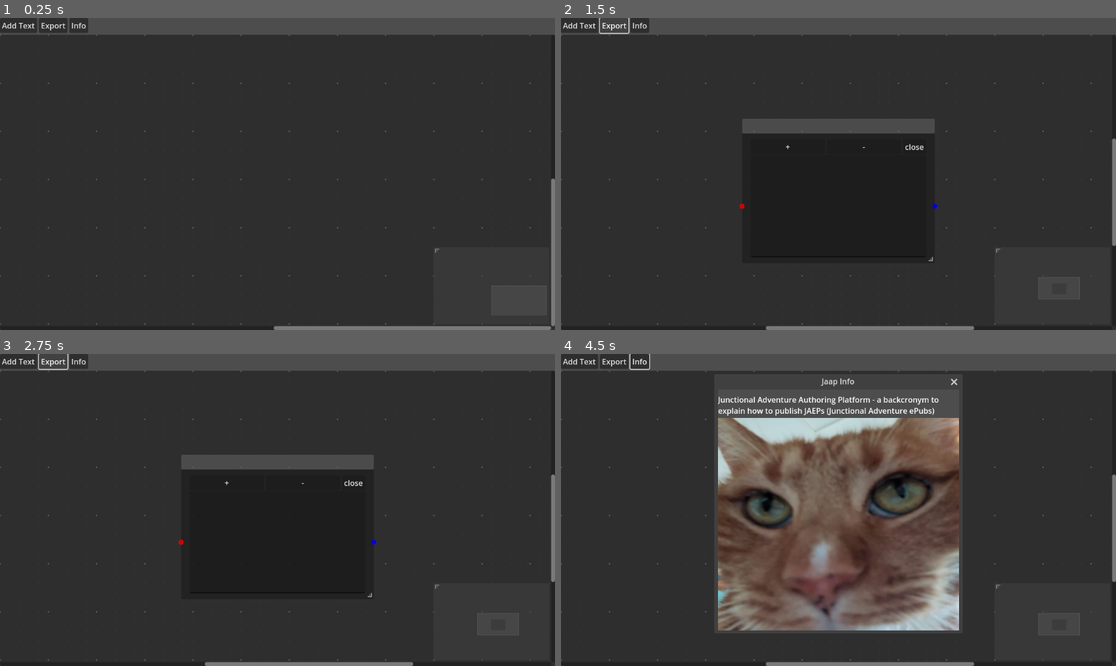
Above: before the commit, frames 1-4 (two rows, left to right).
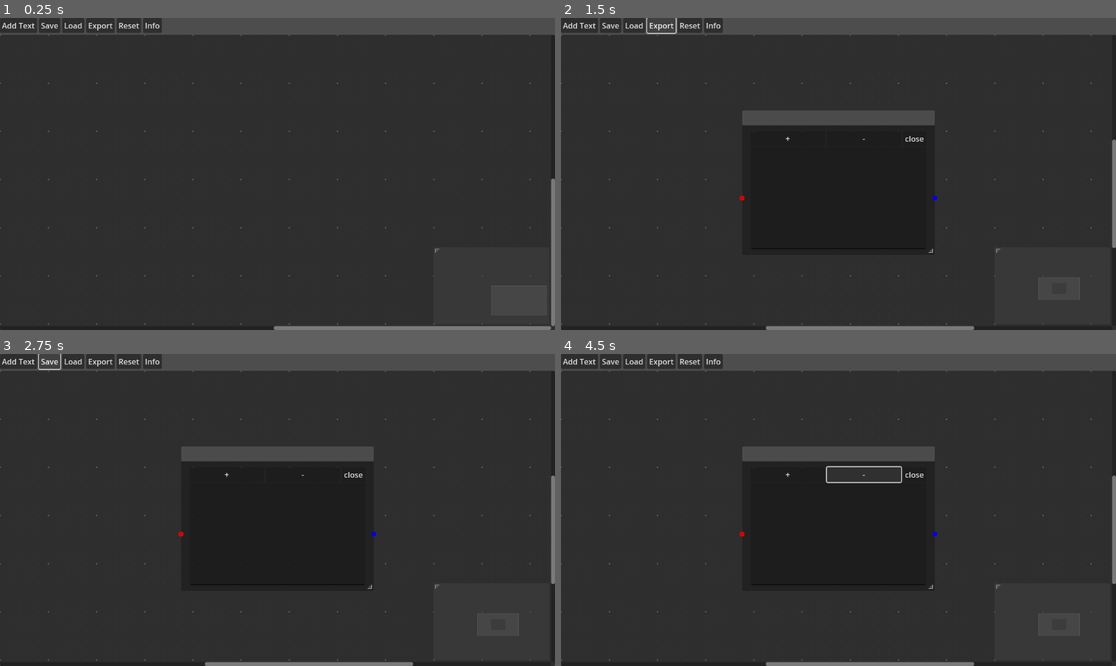
Above: after the commit, the same moments.

Repository: Winzum/JAAP
Game: Godot game, scene res://Main.tscn
The game is run twice, just before and just after one commit, with the same random seed, the same clock (stepped at 60 frames per second) and the same inputs.
Inputs (mouse positions are in pixels of both pictures, inside the frame that each line leads up to):
- Up to frame 1 (0.25 s): no input
- Up to frame 2 (1.5 s): click "Add Text" at 0.5 s; click "Export" at 1.25 s
- Up to frame 3 (2.75 s): click (49, 360) at 2 s, where only the run after the commit has a clickable "Save"
- Up to frame 4 (4.5 s): click (633, 360) at 2.75 s, where only the run after the commit has a clickable "Load"; click "+" at 3.5 s; click "-" at 4.25 s

The runs differ from the first frame. In frame 1, 0.6% of the frame differs, in the area x 7-30%, y 0-5%; in frame 2, 2.6%; in frame 3, 2.7%; in frame 4, 33%, in the area x 7-100%, y 0-89%.

Commit message:
save and loading to 1 file added

Diff:
--- a/Main.tscn
+++ b/Main.tscn
@@ -1,6 +1,7 @@
-[gd_scene load_steps=2 format=3 uid="uid://dd6eq5gw4thbj"]
+[gd_scene load_steps=3 format=3 uid="uid://dd6eq5gw4thbj"]
 
 [ext_resource type="Script" uid="uid://7cm4csxmbj8v" path="res://main.gd" id="1_r0du0"]
+[ext_resource type="Script" uid="uid://dkis5kpbvpcl4" path="res://graph_edit.gd" id="2_uu6xs"]
 
 [node name="Control" type="Control"]
 layout_mode = 3
@@ -29,9 +30,21 @@
 layout_mode = 2
 text = "Add Text"
 
+[node name="Save" type="Button" parent="VBoxContainer/HBoxContainer"]
+layout_mode = 2
+text = "Save"
+
+[node name="Load" type="Button" parent="VBoxContainer/HBoxContainer"]
+layout_mode = 2
+text = "Load"
+
 [node name="Export" type="Button" parent="VBoxContainer/HBoxContainer"]
 layout_mode = 2
 text = "Export"
+
+[node name="Reset" type="Button" parent="VBoxContainer/HBoxContainer"]
+layout_mode = 2
+text = "Reset"
 
 [node name="Info" type="Button" parent="VBoxContainer/HBoxContainer"]
 layout_mode = 2
@@ -43,9 +56,13 @@
 grid_pattern = 1
 right_disconnects = true
 show_menu = false
+script = ExtResource("2_uu6xs")
 
 [connection signal="pressed" from="VBoxContainer/HBoxContainer/AddText" to="." method="_on_add_text_pressed"]
+[connection signal="pressed" from="VBoxContainer/HBoxContainer/Save" to="." method="_on_save_pressed"]
+[connection signal="pressed" from="VBoxContainer/HBoxContainer/Load" to="." method="_on_load_pressed"]
 [connection signal="pressed" from="VBoxContainer/HBoxContainer/Export" to="." method="_on_export_pressed"]
+[connection signal="pressed" from="VBoxContainer/HBoxContainer/Reset" to="." method="_on_reset_pressed"]
 [connection signal="pressed" from="VBoxContainer/HBoxContainer/Info" to="." method="_on_info_pressed"]
-[connection signal="connection_request" from="VBoxContainer/GraphEdit" to="." method="_on_graph_edit_connection_request"]
-[connection signal="disconnection_request" from="VBoxContainer/GraphEdit" to="." method="_on_graph_edit_disconnection_request"]
+[connection signal="connection_request" from="VBoxContainer/GraphEdit" to="VBoxContainer/GraphEdit" method="_on_connection_request"]
+[connection signal="disconnection_request" from="VBoxContainer/GraphEdit" to="VBoxContainer/GraphEdit" method="_on_disconnection_request"]
--- /dev/null
+++ b/graph_edit.gd
@@ -0,0 +1,71 @@
+extends GraphEdit
+@onready var text_node = preload("res://screens/TextGraphNode.tscn")
+
+func _on_connection_request(from_node: StringName, from_port: int, to_node: StringName, to_port: int) -> void:
+	if from_node != to_node:
+		connect_node(from_node, from_port, to_node, to_port)
+
+func _on_disconnection_request(from_node: StringName, from_port: int, to_node: StringName, to_port: int) -> void:
+	disconnect_node(from_node, from_port, to_node, to_port)
+
+func add_graph_node(data: Dictionary = {}):
+	var new_node = text_node.instantiate()
+	if not data.is_empty():
+		new_node.name = data["name"]
+		new_node.title = data["title"]
+		new_node.position_offset = str_to_var("Vector2" + data["position"])
+		new_node.size = str_to_var("Vector2" + data["size"])
+		var text_edits = data["textedits"]
+		new_node.initialize(text_edits["0"])
+		for key in text_edits:
+			if key != "0":
+				new_node.add_known_field(int(key), "TextEdit_" + key, text_edits[key])
+	else:
+		new_node.initialize()
+		new_node.position_offset = (scroll_offset / zoom + get_size() / (2 * zoom)) - new_node.size / 2
+	add_child(new_node)
+
+#gets connections in a formatted format
+func get_formatted_connections(input_connections: Array) -> Dictionary:
+	var formatted_connections = {}
+	#add all from nodes before adding the connection points
+	for connection in input_connections:
+		formatted_connections[connection.from_node] = {}
+
+	for connection in input_connections:
+		formatted_connections[connection.from_node][connection.from_port] = connection.to_node
+
+	return formatted_connections
+
+#gets info of all child nodes and returns it
+func get_graph_data() -> Dictionary:
+	var data = {
+		"nodes": [],
+		"connections": {}
+	}
+	for node in get_children():
+		if node is GraphNode:
+			data["nodes"].append({
+				"name": node.name,
+				"title": node.title,
+				"position": node.position_offset,
+				"size": node.size,
+				"textedits": node.get_textedit_text()
+			})
+	data["connections"] = connections
+	return data
+
+#takes graph data and fills the graph with it
+func set_graph_data(data: Dictionary) -> void:
+	reset_graph_data()
+	for node in data["nodes"]:
+		add_graph_node(node)
+	connections = data["connections"]
+	queue_redraw()
+
+#removes all child nodes and resets connections
+func reset_graph_data() -> void:
+	for node in get_children():
+		if node is GraphNode:
+			node.free()
+	clear_connections()
--- a/main.gd
+++ b/main.gd
@@ -1,14 +1,18 @@
 extends Control
 
-@onready var text_node = preload("res://screens/TextGraphNode.tscn")
 @onready var JaapInfoScene = preload("res://screens/InfoScreen.tscn")
 @onready var graph_edit = $VBoxContainer/GraphEdit
 
 func _on_add_text_pressed() -> void:
-	var new_node = text_node.instantiate()
-	var zoom = graph_edit.zoom
-	new_node.position_offset = (graph_edit.scroll_offset / zoom + get_size() / (2 * zoom)) - new_node.size / 2
-	graph_edit.add_child(new_node)
+	graph_edit.add_graph_node()
+
+func _on_save_pressed() -> void:
+	var data = graph_edit.get_graph_data()
+	save_file(data)
+
+func _on_load_pressed() -> void:
+	var data = load_file("user://saved_data.json")
+	graph_edit.set_graph_data(data)
 
 func _on_info_pressed() -> void:
 	var JaapInfo = JaapInfoScene.instantiate()
@@ -16,21 +20,15 @@
 	get_tree().root.add_child(JaapInfo)
 	JaapInfo.show()
 
-func _on_graph_edit_connection_request(from_node: StringName, from_port: int, to_node: StringName, to_port: int) -> void:
-	if from_node != to_node:
-		graph_edit.connect_node(from_node, from_port, to_node, to_port)
-
-func _on_graph_edit_disconnection_request(from_node: StringName, from_port: int, to_node: StringName, to_port: int) -> void:
-	graph_edit.disconnect_node(from_node, from_port, to_node, to_port)
-
 func _on_export_pressed() -> void:
 	var source_node = get_origin_node(graph_edit.connections)
-	var connections = format_connections(graph_edit.connections)
-	if source_node == "" or connections.size() == 0:
-		return
+	var connections = graph_edit.get_formatted_connections(graph_edit.connections)
+	if not (source_node == "" or connections.size() == 0):
+		var texts_list = extract_node_connection_text(source_node, connections)
+		export_to_user_folder(texts_list)
 
-	var texts_list = extract_node_connection_text(source_node, connections)
-	export_to_user_folder(texts_list)
+func _on_reset_pressed() -> void:
+	graph_edit.reset_graph_data()
 
 func get_origin_node(connections: Array) -> String:
 	var from_nodes = {}
@@ -47,17 +45,6 @@
 			return source_node
 	#TODO what if no connections found?
 	return source_node
-
-func format_connections(connections: Array) -> Dictionary:
-	var formatted_connections = {}
-	#add all from nodes before adding the connection points
-	for connection in connections:
-		formatted_connections[connection.from_node] = {}
-
-	for connection in connections:
-		formatted_connections[connection.from_node][connection.from_port] = connection.to_node
-
-	return formatted_connections
 
 #recurively extract the texts of all nodes
 func extract_node_connection_text(node_name: String, connections: Dictionary) -> Array:
@@ -80,3 +67,16 @@
 			file.store_line(text)
 		file.close()
 	print("file exported to ", file_path)
+
+#TODO refactor so both export and save function use a filebrowser
+func save_file(data: Dictionary) -> void:
+	var file_path = "user://saved_data.json"
+	var file = FileAccess.open(file_path, FileAccess.WRITE)
+	file.store_string(JSON.stringify(data, "\t"))
+	file.close()
+	return
+
+func load_file(file_path: String) -> Dictionary:
+	var file = FileAccess.open(file_path, FileAccess.READ)
+	var data = JSON.parse_string(file.get_as_text())
+	return data
--- a/screens/TextGraphNode.tscn
+++ b/screens/TextGraphNode.tscn
@@ -67,6 +67,6 @@
 [connection signal="gui_input" from="." to="." method="_on_gui_input"]
 [connection signal="index_pressed" from="PopupMenu" to="." method="_on_popup_menu_index_pressed"]
 [connection signal="text_submitted" from="PopupRename/LineEdit" to="." method="_on_rename_text_submitted"]
-[connection signal="pressed" from="HBoxContainer/ConnectionAdd" to="." method="_add_node_slots" binds= [1]]
-[connection signal="pressed" from="HBoxContainer/ConnectionRemove" to="." method="_add_node_slots" binds= [-1]]
+[connection signal="pressed" from="HBoxContainer/ConnectionAdd" to="." method="_add_node_slots" binds= [true]]
+[connection signal="pressed" from="HBoxContainer/ConnectionRemove" to="." method="_add_node_slots" binds= [false]]
 [connection signal="pressed" from="HBoxContainer/CloseButton" to="." method="_on_close_button_pressed"]
--- a/screens/text_graph_node.gd
+++ b/screens/text_graph_node.gd
@@ -1,27 +1,32 @@
 extends GraphNode
 @onready var graph_edit = get_parent()
 
-func _ready() -> void:
+func initialize(start_text:String = "") -> void:
+	$TextEdit_0.text = start_text
 	set_slot(1, true, 1, Color.RED, true, 1, Color.BLUE)
 
-# adds or removes the amount of node output slots to the node
-func _add_node_slots(n: int) -> void:
+#TODO merge with the method?
+func add_known_field(field_port: int, field_name: String, field_text: String) -> void:
+	var text_edit_new = TextEdit.new()
+	text_edit_new.custom_minimum_size = Vector2(0,40)
+	text_edit_new.name = field_name
+	text_edit_new.text = field_text
+	set_slot(field_port+1, false, 1, Color.RED, true, 1, Color.BLUE)
+	add_child(text_edit_new)
+
+# adds or removes text slots to the node. Adds if true, removes if false
+func _add_node_slots(add: bool) -> void:
 	var output_count = get_output_port_count()
-	if n < 0:
-		# ensure 1 output always remains
-		var remove_count = min(-n, output_count -1)
-		for i in range(remove_count):
-			clear_slot(output_count)
-			# for now this is compensated for the popupmenu nodes
-			get_child(output_count+2).queue_free()
-			output_count = get_output_port_count()
-	elif n > 0:
-		for i in range(n):
-			var text_edit_new = TextEdit.new()
-			text_edit_new.custom_minimum_size = Vector2(0,40)
-			text_edit_new.name = "TextEdit_%d" % (output_count  + i)
-			set_slot(output_count + 1 + i, false, 1, Color.RED, true, 1, Color.BLUE)
-			add_child(text_edit_new)
+	if add:
+		var text_edit_new = TextEdit.new()
+		text_edit_new.custom_minimum_size = Vector2(0,40)
+		text_edit_new.name = "TextEdit_%d" % (output_count)
+		set_slot(output_count + 1, false, 1, Color.RED, true, 1, Color.BLUE)
+		add_child(text_edit_new)
+	elif output_count > 1:
+		clear_slot(output_count)
+		# for now this is compensated for the popupmenu nodes
+		get_child(output_count + 2).queue_free()
 
 func _on_close_button_pressed() -> void:
 	queue_free()
@@ -43,3 +48,11 @@
 func _on_rename_text_submitted(new_text: String) -> void:
 	title = new_text
 	$PopupRename.hide()
+
+#returns the text of all textedits of the current node
+func get_textedit_text() -> Dictionary:
+	var texts = {}
+	var text_edits = find_children("TextEdit_*", "", false, false)
+	for i in text_edits.size():
+		texts[i] = text_edits[i].text
+	return texts
Not shown, added: graph_edit.gd.uid
